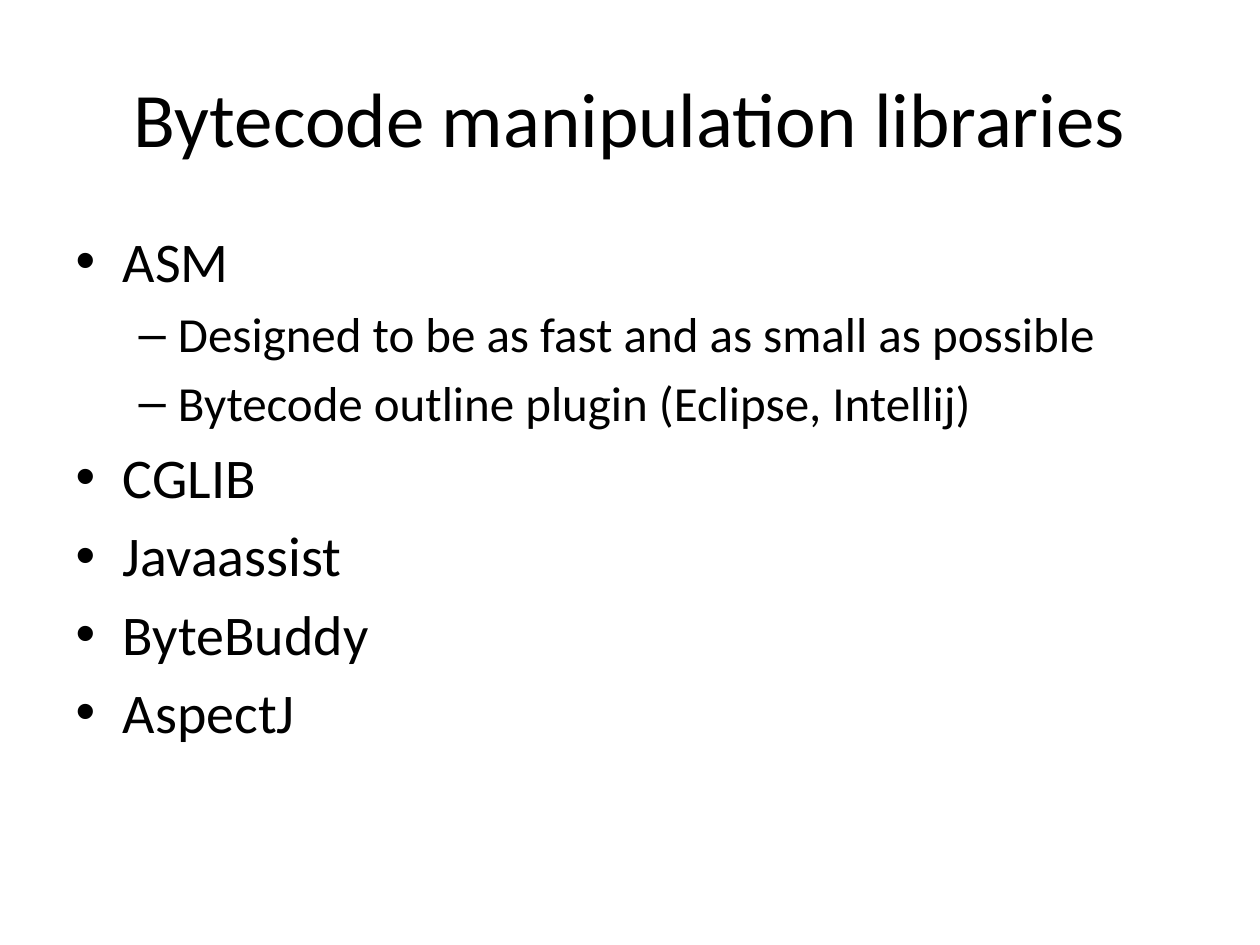
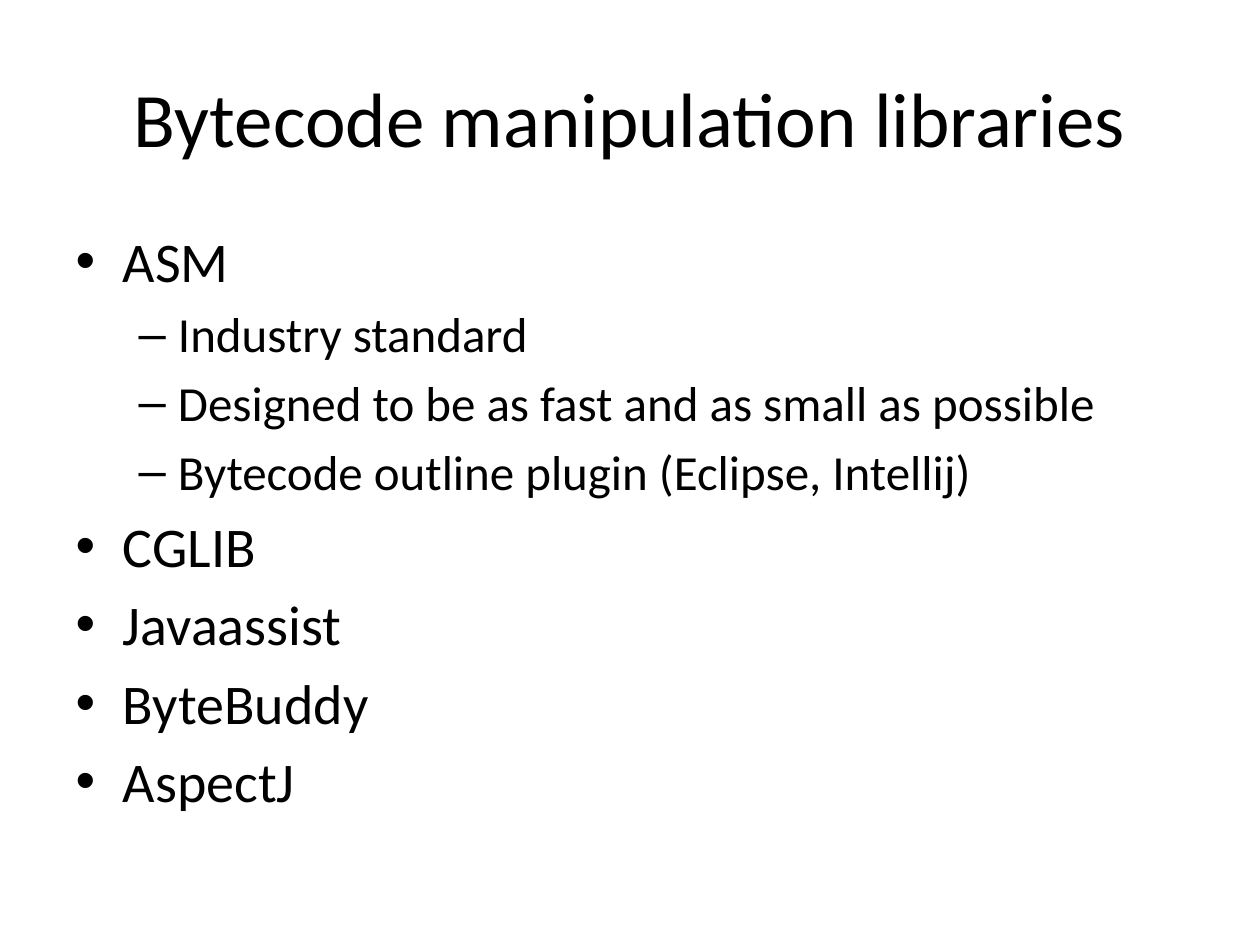
Before and after one commit to sdarioo/presentations, a slide deck: slide 17 of java_bytecode/bytecode.pptx. Drawn at 1260x945 pixels with LibreOffice and Linux fonts; fonts in the diff are those of the drawing. Boxes give left, top, right and bottom in pixels: in the first picture for what was removed or moved away, otherwise in the second. Text is boxed around its words. In the diff, an @@ line names an element or a change of style, - is before the commit and + after.

```diff
--- a/java_bytecode/bytecode.pptx
+++ b/java_bytecode/bytecode.pptx
@@ text at [178, 318, 528, 360]: paragraph added @@
+  – Industry standard
```
Also in this commit, not shown: 4 other slides changed, 7 other files.
